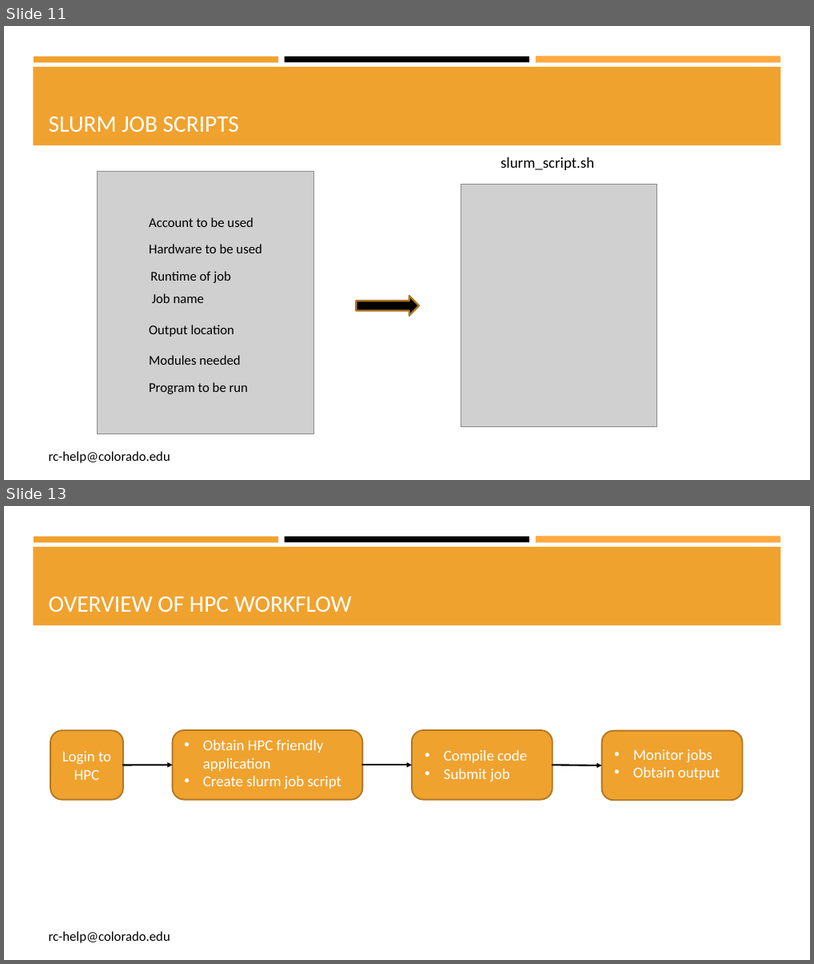
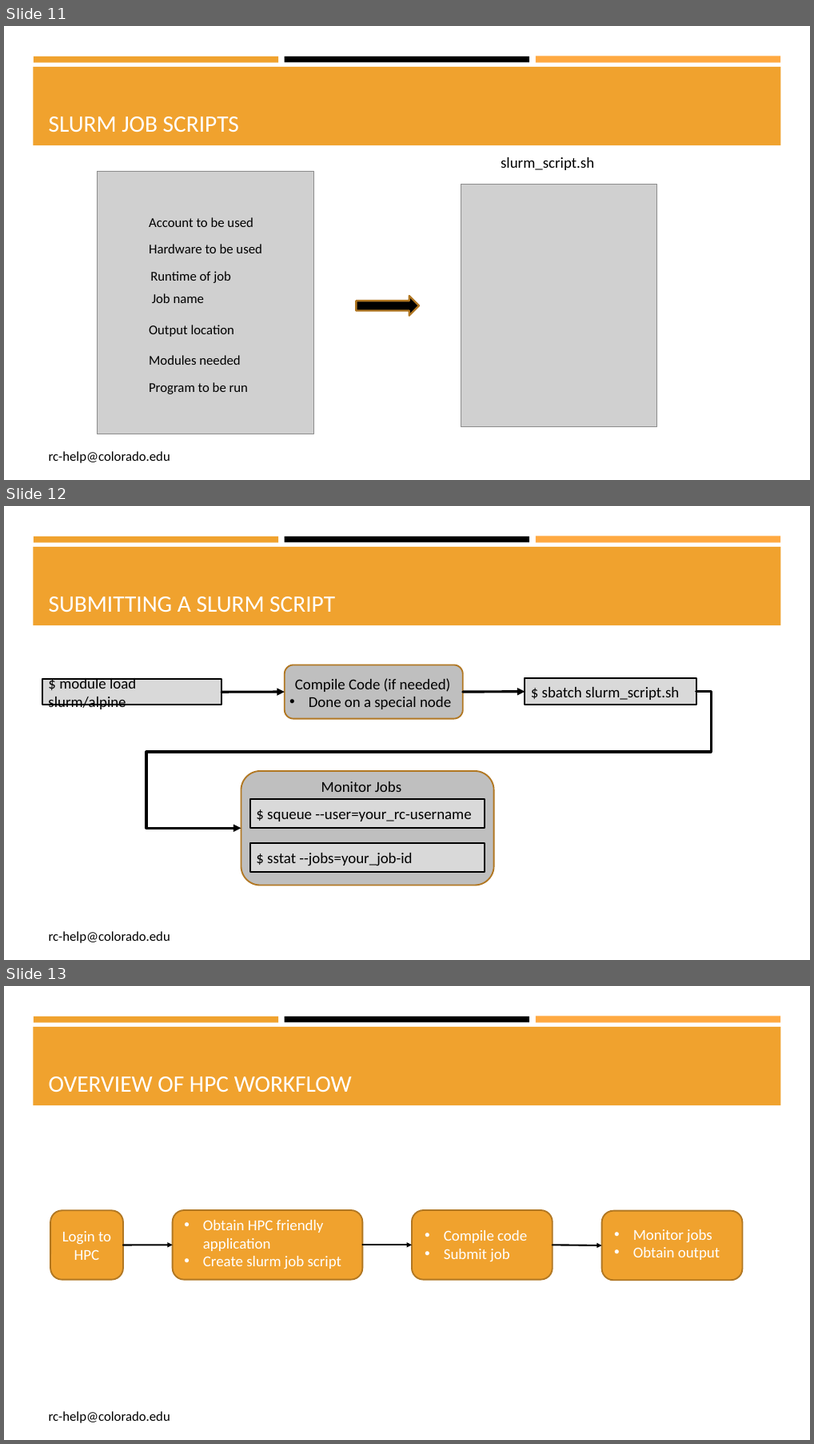
Before and after one commit to b-reyes/Presentations, a slide deck: CU_presentation/CU_boulder_presentation.pptx. Shown one above the other, each under a label of ours: slides 11 and 13 before the commit, slides 11, 12 and 13 after it; the slides between them are not shown. The pictures are 814x964 and 814x1444 pixels, drawn with LibreOffice and Linux fonts; fonts in the diff are those of the drawing; grey boxes stand for pictures. Boxes give left, top, right and bottom in pixels: in the first picture for what was removed or moved away, otherwise in the second. Text is boxed around its words. In the diff, an @@ line names an element or a change of style, - is before the commit and + after.

```diff
--- a/CU_presentation/CU_boulder_presentation.pptx
+++ b/CU_presentation/CU_boulder_presentation.pptx
@@ slide 12 added at (4,506,810,960), background #FFFFFF; not listed: 4 template elements that a slide beside it also shows @@
@@ title added at (49,596,335,612), 28 pt, text #FFFFFF @@
+SUBMITTING A SLURM SCRIPT
@@ rounded rectangle added at (285,665,463,719), fill #BFBFBF, outline #B27822 1.75 pt @@
@@ rectangle added at (42,679,222,705), fill #D9D9D9, outline #000000 1.75 pt, 18 pt, text #000000 @@
+$ module load slurm/alpine
@@ elbow arrow added from (697, 691) to (241, 828), #000000 3 pt @@
@@ arrow added from (222, 692) to (285, 692), #000000 3 pt @@
@@ text added at (295,678,451,709), 18 pt, text #000000 @@
+Compile Code (if needed)
+• Done on a special node
@@ arrow added from (463, 692) to (526, 691), #000000 3 pt @@
@@ rectangle added at (526,679,697,704), fill #D9D9D9, outline #000000 1.75 pt, 18 pt, text #000000 @@
+$ sbatch slurm_script.sh
@@ group added at (241,771,494,885): 2 rectangles, 1 rounded rectangle, 1 text @@
+Monitor Jobs
+$ squeue --user=your_rc-username
+$ sstat --jobs=your_job-id
@@ text added at (49,931,170,943), 16 pt, text #000000 @@
+rc-help@colorado.edu
```
Also in this commit, not shown: 4 slides changed, 3 other slides added.
